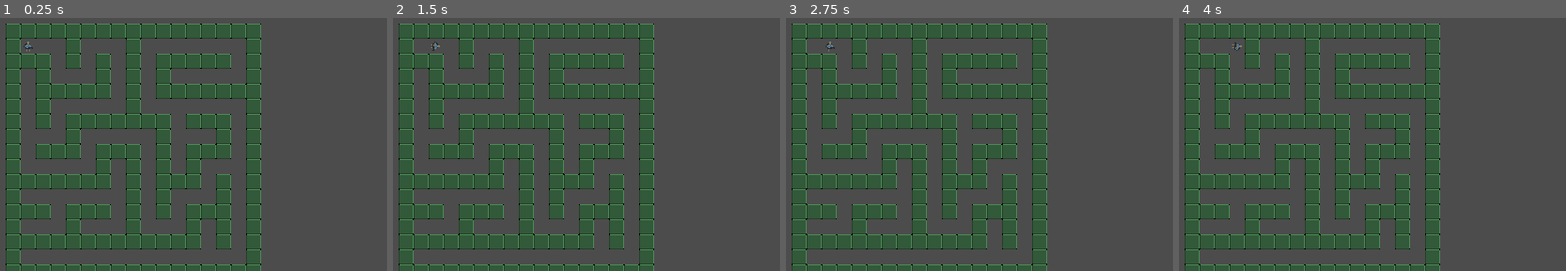
Above: before the commit, frames 1-4 (left to right).
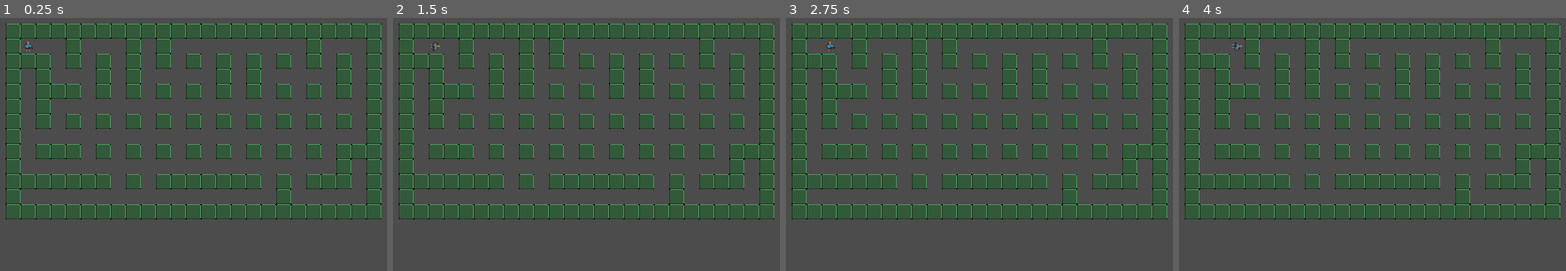
Above: after the commit, the same moments.

Repository: ffekete/WizardOfRogue
Game: Godot game, scene res://Scenes/Game/Main.tscn
Same seed, same stepped clock (60 frames per second), same inputs: the game is played once before the commit and once after it.
Inputs:
- Up to frame 1 (0.25 s): no input
- Up to frame 2 (1.5 s): tap Enter at 0.5 s; hold Right (ui_right) 0.53-1.28 s; hold Down (ui_down) from 1.28 s (still down)
- Up to frame 3 (2.75 s): tap Space at 2 s; release Down (ui_down) at 2.03 s; hold Right (ui_right) from 2.03 s (still down)
- Up to frame 4 (4 s): tap Enter at 2.75 s; release Right (ui_right) at 2.78 s; hold Up (ui_up) 2.78-3.53 s; tap Space at 3.5 s; hold Left (ui_left) from 3.53 s (still down)

The runs differ from the first frame. In frame 1, 27% of the frame differs, in the area x 1-99%, y 2-100%; in frame 2, 27%; in frame 3, 27%; in frame 4, 27%.

Commit message:
added better labirynth

Diff:
--- a/Scripts/Game/Main.gd
+++ b/Scripts/Game/Main.gd
@@ -9,8 +9,8 @@
 onready var player = get_node("Player")
 onready var rng = RandomNumberGenerator.new()
 
-var maze_width = 8
-var maze_height = 8
+var maze_width = 12
+var maze_height = 6
 
 var cell_length = 2
 
@@ -66,7 +66,9 @@
 
 	display_debug()
 
+	remove_walls(50)
 	place_walls()
+
 
 	player.start(Vector2(16, 16))
 
@@ -105,25 +107,27 @@
 	for i in range(maze_height):
 		for j in range(maze_width):
 			# north
-			var x = i * cell_length
-			var y = j * 2
-			last_j = y
-			if((grid[i][j] & 1) == 0):
+			var x = j * cell_length
+			var y = i * 2
+			last_j = x
+
+			if((grid[j][i] & 1) == 0):
 
 				for k in range (0, cell_length):
 					set_wall(x + k, y)
 			else:
 				set_wall(x, y)
 
-		set_wall(i, last_j)
+#		set_wall(last_j, i)
 
 		for j in range(maze_width):
 			# west
-			var x = i * cell_length
-			var y = j * 2
-			last_i = x
-			last_j = y
-			if((grid[i][j] & 8) == 0):
+			var x = j * cell_length
+			var y = i * 2
+			last_i = y
+			last_j = x
+
+			if((grid[j][i] & 8) == 0):
 					set_wall(x, y + 1)
 
 			else:
@@ -138,6 +142,37 @@
 	for j in range(0, y * 2):
 		var x = maze_width * 2
 		set_wall(x, j)
+
+
+func remove_walls(amount):
+	var walls = Array()
+	for i in range(2, maze_width - 1):
+		for j in range(2, maze_height - 1):
+
+			if(grid[i][j] & 1 == 0):
+				walls.append({Vector2(i,j): 1})
+
+			if(grid[i][j] & 8 == 0):
+				walls.append({Vector2(i,j): 8})
+
+	walls.shuffle()
+	print("nr of walls ", walls.size())
+
+	for i in range(0, min(amount, walls.size())):
+		var current_tile = walls.pop_front()
+
+		var key = current_tile.keys()[0]
+		var dir = current_tile[key]
+		var opposite
+		if(dir == 1):
+			opposite = 8
+		else:
+			opposite = 1
+
+		print(key)
+		grid[key.x][key.y] |= dir
+		grid[key.x][key.y-1] |= opposite
+
 
 
 func display_debug():
